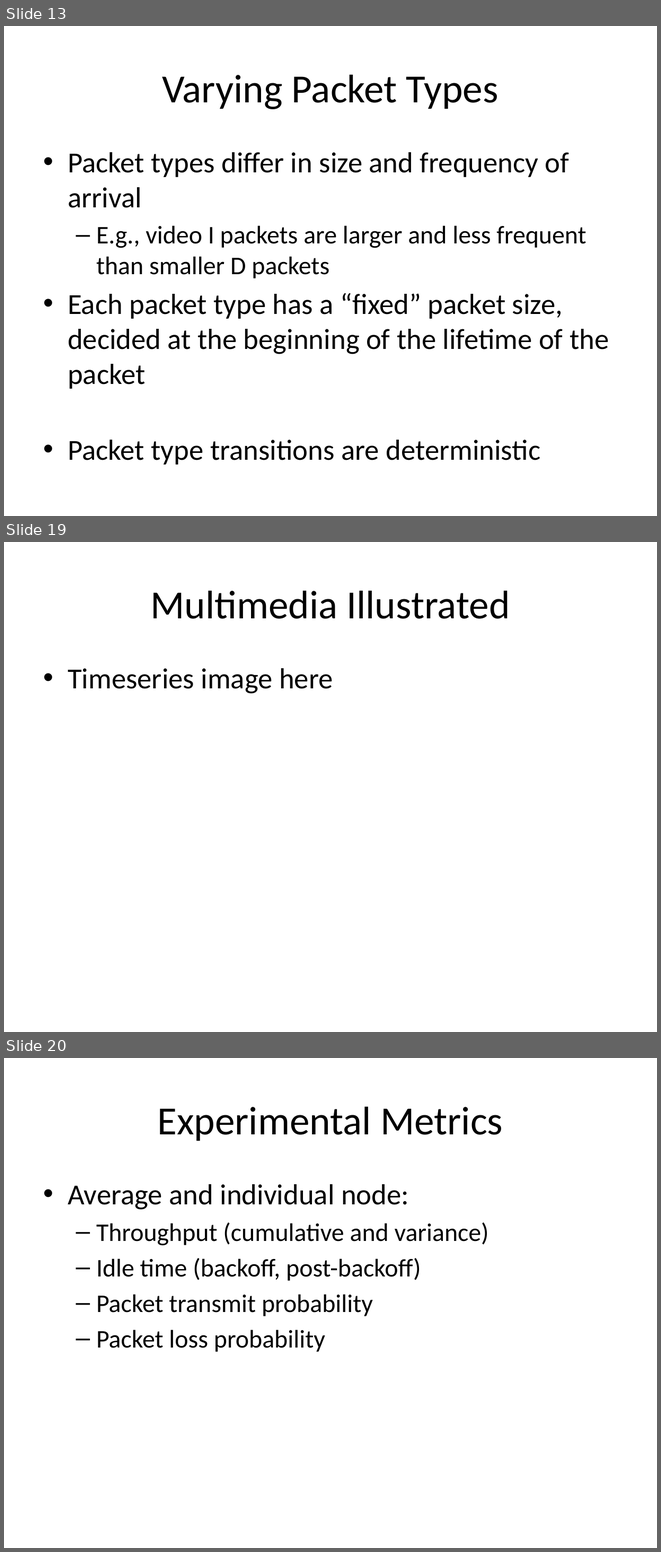
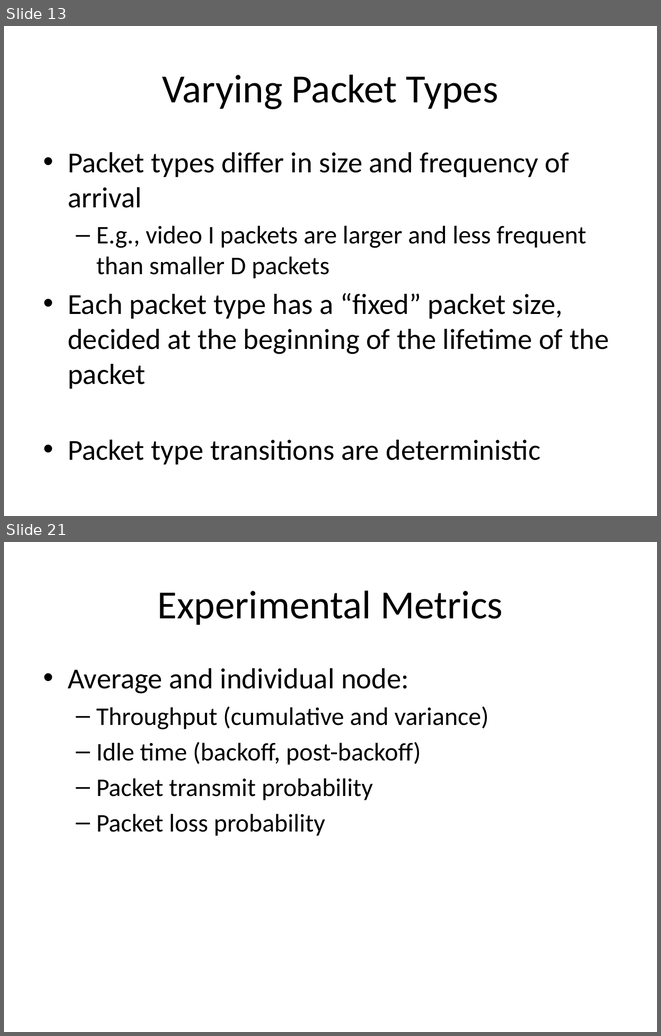
Before and after one commit to tamirh-uci/HeteroTrafficModels, a slide deck: presentation/slides.pptx. Shown one above the other, each under a label of ours: slides 13, 19 and 20 before the commit, slides 13 and 21 after it; the slides between them are not shown. The pictures are 661x1552 and 661x1036 pixels, drawn with LibreOffice and Linux fonts; fonts in the diff are those of the drawing. Boxes give left, top, right and bottom in pixels: in the first picture for what was removed or moved away, otherwise in the second. Text is boxed around its words. In the diff, an @@ line names an element or a change of style, - is before the commit and + after.

Commit message:
updates

```diff
--- a/presentation/slides.pptx
+++ b/presentation/slides.pptx
@@ slide 19 removed at [4,542,657,1032], background #FFFFFF @@
@@ title removed at [150,590,510,619] @@
-Multimedia Illustrated
@@ text removed at [68,668,333,694] @@
-• Timeseries image here
@@ what was slide 20 is now slide 21 @@
```
Also in this commit, not shown: 5 slides changed, 2 slides added.
